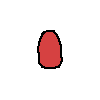
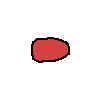
Layered file, before and after one edit (100px x 100px). Changes by layer:
removed layer "head1" over box(37, 30, 63, 69)
renamed "head" to "head1", painted on it over box(31, 31, 70, 68)
